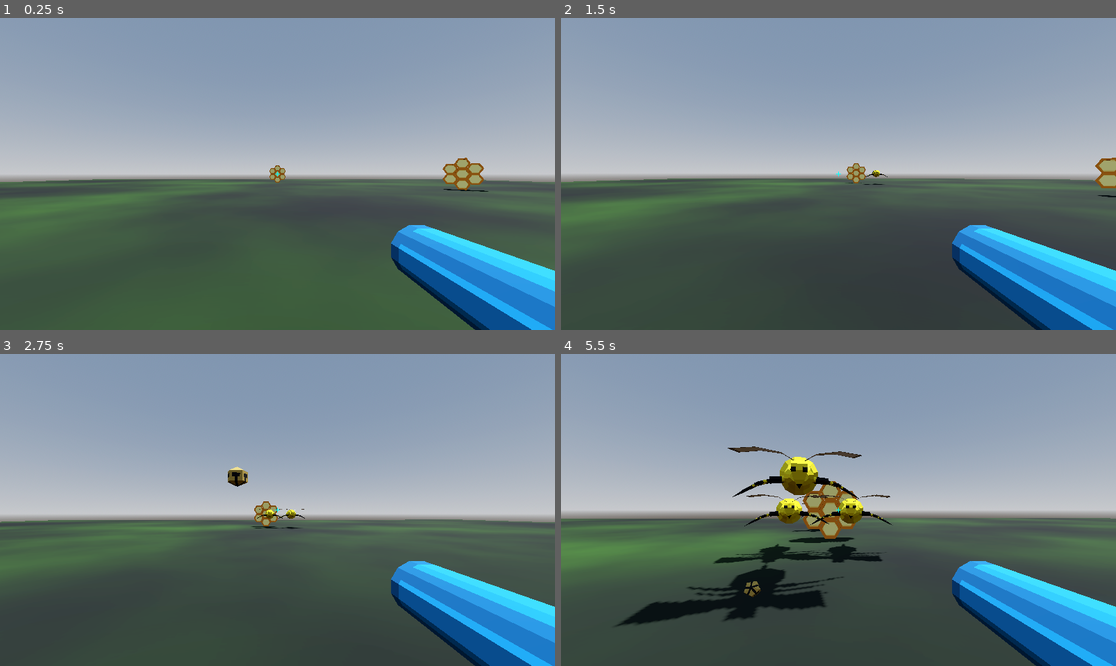
Above: before the commit, frames 1-4 (two rows, left to right).
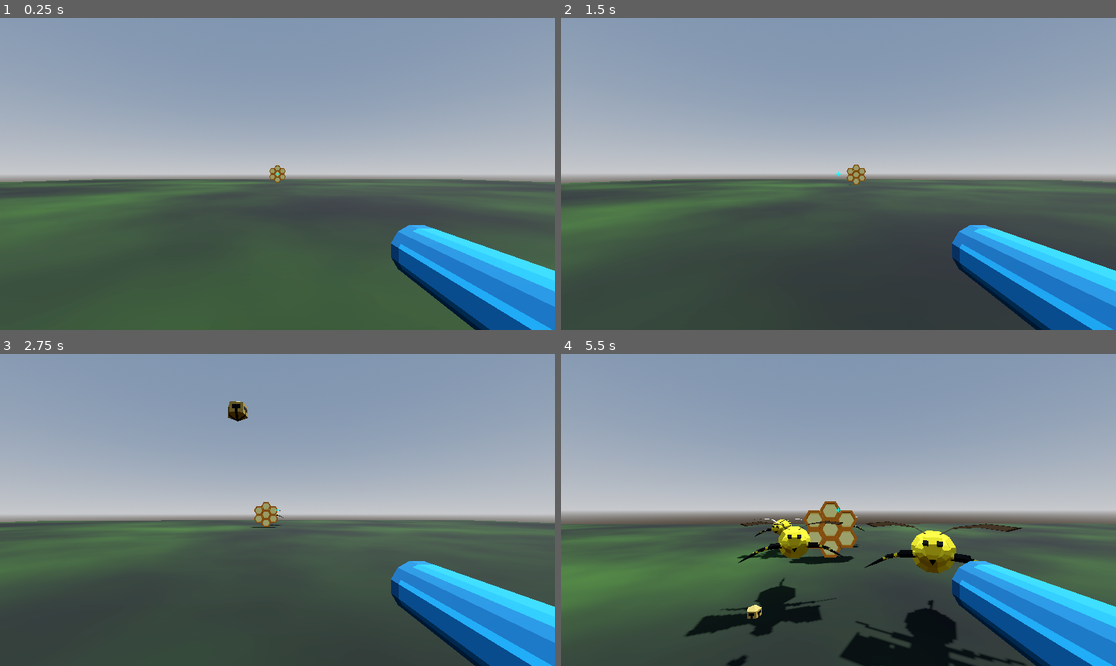
Above: after the commit, the same moments.

Repository: partkyle/bellhivers
Game: Godot game, scene res://scenes/main.tscn
Two runs of this game, one before a commit and one after it. Both use one fixed random seed, a clock stepped at 60 frames per second and the inputs below.
Inputs (mouse positions are in pixels of both pictures, inside the frame that each line leads up to):
- Up to frame 1 (0.25 s): no input
- Up to frame 2 (1.5 s): tap Enter at 0.5 s; move the mouse to (866, 174) at 0.52 s; hold W (move_up) from 0.53 s (still down); tap Space (jump, bound only after the commit) at 0.6, 0.77, 1.07 s; move the mouse to (810, 174) at 1.27 s; click (810, 174) at 1.35 s
- Up to frame 3 (2.75 s): keep holding W (move_up); tap Space (jump, bound only after the commit) at 1.52, 1.55, 1.82, 2.3 s; move the mouse to (288, 503) at 2.02 s; tap 1 (grenade) at 2.1 s
- Up to frame 4 (5.5 s): keep holding W (move_up); move the mouse to (832, 516) at 2.77 s; tap Space (jump, bound only after the commit) at 2.85, 3.02, 3.32, 3.77, 3.8, 4.07, 4.52, 4.55, 4.82, 5.1 s; move the mouse to (877, 513) at 3.52 s; click (877, 513) at 3.6 s; move the mouse to (794, 506) at 4.27 s; tap 1 (grenade) at 4.35 s; move the mouse to (844, 510) at 5.02 s

The runs differ from the first frame. In frame 1, 0.6% of the frame differs, in the area x 79-88%, y 44-56%; in frame 2, 1.0%; in frame 3, 0.7%; in frame 4, 20%, in the area x 0-100%, y 29-100%.

Commit message:
levels and dropping down. seems good enough

Diff:
--- a/bodies/hive_hit_area.gd
+++ b/bodies/hive_hit_area.gd
@@ -3,3 +3,7 @@
 
 func hit():
 	print("HIVE can't be shot this way yet")
+
+
+func bell_smash():
+	get_parent().queue_free()
--- a/project.godot
+++ b/project.godot
@@ -56,6 +56,11 @@
 "events": [Object(InputEventKey,"resource_local_to_scene":false,"resource_name":"","device":-1,"window_id":0,"alt_pressed":false,"shift_pressed":false,"ctrl_pressed":false,"meta_pressed":false,"pressed":false,"keycode":0,"physical_keycode":49,"key_label":0,"unicode":49,"echo":false,"script":null)
 ]
 }
+jump={
+"deadzone": 0.5,
+"events": [Object(InputEventKey,"resource_local_to_scene":false,"resource_name":"","device":-1,"window_id":0,"alt_pressed":false,"shift_pressed":false,"ctrl_pressed":false,"meta_pressed":false,"pressed":false,"keycode":0,"physical_keycode":32,"key_label":0,"unicode":32,"echo":false,"script":null)
+]
+}
 
 [layer_names]
 
--- /dev/null
+++ b/scenes/level.tscn
@@ -0,0 +1,49 @@
+[gd_scene load_steps=9 format=3 uid="uid://clt5foi3l2jxf"]
+
+[ext_resource type="Script" path="res://scripts/hive_controller.gd" id="1_iuqkw"]
+[ext_resource type="Script" path="res://scripts/level.gd" id="1_r4ycl"]
+[ext_resource type="PackedScene" uid="uid://1n0r1pvx421r" path="res://bodies/hive.tscn" id="2_trcbv"]
+
+[sub_resource type="FastNoiseLite" id="FastNoiseLite_ahg8h"]
+
+[sub_resource type="NoiseTexture2D" id="NoiseTexture2D_2l31a"]
+noise = SubResource("FastNoiseLite_ahg8h")
+
+[sub_resource type="StandardMaterial3D" id="StandardMaterial3D_15pio"]
+albedo_color = Color(0.12549, 0.231373, 0.0431373, 1)
+albedo_texture = SubResource("NoiseTexture2D_2l31a")
+
+[sub_resource type="PlaneMesh" id="PlaneMesh_xdwd5"]
+size = Vector2(100, 100)
+
+[sub_resource type="ConcavePolygonShape3D" id="ConcavePolygonShape3D_nwrrb"]
+data = PackedVector3Array(50, 0, 50, -50, 0, 50, 50, 0, -50, -50, 0, 50, -50, 0, -50, 50, 0, -50)
+
+[node name="Level" type="Node3D"]
+script = ExtResource("1_r4ycl")
+
+[node name="HiveController" type="Node3D" parent="."]
+script = ExtResource("1_iuqkw")
+
+[node name="Hive" parent="HiveController" node_paths=PackedStringArray("enemy_container") instance=ExtResource("2_trcbv")]
+transform = Transform3D(1, 0, 0, 0, 1, 0, 0, 0, 1, 0, 0, -24.2029)
+enemy_container = NodePath("../../Enemies")
+
+[node name="Floor" type="StaticBody3D" parent="."]
+collision_layer = 4
+collision_mask = 0
+
+[node name="MeshInstance3D" type="MeshInstance3D" parent="Floor"]
+material_override = SubResource("StandardMaterial3D_15pio")
+mesh = SubResource("PlaneMesh_xdwd5")
+skeleton = NodePath("../../../..")
+
+[node name="CollisionShape3D" type="CollisionShape3D" parent="Floor"]
+shape = SubResource("ConcavePolygonShape3D_nwrrb")
+
+[node name="Enemies" type="Node3D" parent="."]
+transform = Transform3D(1, 0, 0, 0, 1, 0, 0, 0, 1, 0, 0, -8.14768)
+
+[connection signal="all_hives_gone" from="HiveController" to="." method="_on_hive_controller_all_hives_gone"]
+[connection signal="child_entered_tree" from="HiveController" to="HiveController" method="_on_child_entered_tree"]
+[connection signal="child_exiting_tree" from="HiveController" to="HiveController" method="_on_child_exiting_tree"]
--- /dev/null
+++ b/scenes/level_wrapper.gd
@@ -0,0 +1,25 @@
+class_name LevelWrapper
+extends Node3D
+
+@export var level_scn : PackedScene = preload('res://scenes/level.tscn')
+@export var drop_per_floor := 10
+
+var current_floor = 0
+var current_level : Level
+
+# Called when the node enters the scene tree for the first time.
+func _ready():
+	create_level()
+
+func create_level():
+	var level = level_scn.instantiate()
+	add_child(level)
+	level.global_position = global_position + Vector3.DOWN * drop_per_floor * current_floor
+
+	current_floor += 1
+
+	if current_level:
+		current_level.queue_free()
+
+	current_level = level
+	current_level.connect('level_complete', create_level)
--- a/scenes/main.tscn
+++ b/scenes/main.tscn
@@ -1,8 +1,8 @@
-[gd_scene load_steps=13 format=3 uid="uid://163ofm6opq6q"]
+[gd_scene load_steps=8 format=3 uid="uid://163ofm6opq6q"]
 
-[ext_resource type="PackedScene" uid="uid://1n0r1pvx421r" path="res://bodies/hive.tscn" id="1_rbh67"]
 [ext_resource type="PackedScene" uid="uid://beepb4m8e6685" path="res://bodies/player.tscn" id="2_ay3iu"]
 [ext_resource type="Script" path="res://scripts/debug.gd" id="3_gavpo"]
+[ext_resource type="Script" path="res://scenes/level_wrapper.gd" id="5_1prlr"]
 [ext_resource type="Texture2D" uid="uid://dlgyl42phgbi4" path="res://assets/crosshair.png" id="5_v1on8"]
 
 [sub_resource type="ProceduralSkyMaterial" id="ProceduralSkyMaterial_phxa0"]
@@ -18,23 +18,11 @@
 tonemap_mode = 2
 glow_enabled = true
 
-[sub_resource type="FastNoiseLite" id="FastNoiseLite_ahg8h"]
-
-[sub_resource type="NoiseTexture2D" id="NoiseTexture2D_2l31a"]
-noise = SubResource("FastNoiseLite_ahg8h")
-
-[sub_resource type="StandardMaterial3D" id="StandardMaterial3D_15pio"]
-albedo_color = Color(0.12549, 0.231373, 0.0431373, 1)
-albedo_texture = SubResource("NoiseTexture2D_2l31a")
-
-[sub_resource type="PlaneMesh" id="PlaneMesh_xdwd5"]
-size = Vector2(100, 100)
-
-[sub_resource type="ConcavePolygonShape3D" id="ConcavePolygonShape3D_nwrrb"]
-data = PackedVector3Array(50, 0, 50, -50, 0, 50, 50, 0, -50, -50, 0, 50, -50, 0, -50, 50, 0, -50)
-
 [node name="Main" type="Node3D"]
 transform = Transform3D(1, 0, 0, 0, 1, 0, 0, 0, 1, 0, 0, -18.6472)
+
+[node name="Debug" type="Node3D" parent="."]
+script = ExtResource("3_gavpo")
 
 [node name="WorldEnvironment" type="WorldEnvironment" parent="."]
 environment = SubResource("Environment_0m4im")
@@ -43,33 +31,12 @@
 transform = Transform3D(-0.866025, -0.433013, 0.25, 0, 0.5, 0.866025, -0.5, 0.75, -0.433013, 0, 0, 0)
 shadow_enabled = true
 
-[node name="Hive" parent="." node_paths=PackedStringArray("enemy_container", "face_target") instance=ExtResource("1_rbh67")]
-transform = Transform3D(1, 0, 0, 0, 1, 0, 0, 0, 1, 0, 0, -24.2029)
-enemy_container = NodePath("../Enemies")
-face_target = NodePath("../Player")
-
-[node name="Hive2" parent="." node_paths=PackedStringArray("enemy_container", "face_target") instance=ExtResource("1_rbh67")]
-transform = Transform3D(1, 0, 0, 0, 1, 0, 0, 0, 1, 17.6254, 0, -8)
-enemy_container = NodePath("../Enemies")
-face_target = NodePath("../Player")
-
-[node name="Hive3" parent="." node_paths=PackedStringArray("enemy_container", "face_target") instance=ExtResource("1_rbh67")]
-transform = Transform3D(1, 0, 0, 0, 1, 0, 0, 0, 1, -38.0265, 0, -8)
-enemy_container = NodePath("../Enemies")
-face_target = NodePath("../Player")
-
-[node name="Player" parent="." instance=ExtResource("2_ay3iu")]
+[node name="Player" parent="." groups=["player"] instance=ExtResource("2_ay3iu")]
 transform = Transform3D(1, 0, 0, 0, 1, 0, 0, 0, 1, 0, 0, 11.3764)
-
-[node name="Enemies" type="Node3D" parent="."]
-transform = Transform3D(1, 0, 0, 0, 1, 0, 0, 0, 1, 0, 0, -8.14768)
-
-[node name="Debug" type="Node3D" parent="."]
-script = ExtResource("3_gavpo")
 
 [node name="CanvasLayer" type="CanvasLayer" parent="."]
 
-[node name="TextureRect" type="TextureRect" parent="CanvasLayer"]
+[node name="Crosshair" type="TextureRect" parent="CanvasLayer"]
 self_modulate = Color(0, 1, 1, 1)
 texture_filter = 1
 anchors_preset = 8
@@ -85,15 +52,7 @@
 grow_vertical = 2
 texture = ExtResource("5_v1on8")
 stretch_mode = 3
+metadata/_edit_use_anchors_ = true
 
-[node name="Floor" type="StaticBody3D" parent="."]
-collision_layer = 4
-collision_mask = 0
-
-[node name="MeshInstance3D" type="MeshInstance3D" parent="Floor"]
-material_override = SubResource("StandardMaterial3D_15pio")
-mesh = SubResource("PlaneMesh_xdwd5")
-skeleton = NodePath("../..")
-
-[node name="CollisionShape3D" type="CollisionShape3D" parent="Floor"]
-shape = SubResource("ConcavePolygonShape3D_nwrrb")
+[node name="LevelWrapper" type="Node3D" parent="."]
+script = ExtResource("5_1prlr")
--- a/scripts/hive.gd
+++ b/scripts/hive.gd
@@ -3,9 +3,10 @@
 @export var bee : PackedScene
 @export var spawnTimer := 1.0
 @export var enemy_container : Node3D
-@export var face_target : Node3D
 @export var bee_count := 50
 @export var spawn_radius := Vector2(-5, 5)
+
+var face_target : Player
 
 @onready var spawn_timer = $SpawnTimer
 
@@ -15,6 +16,8 @@
 	spawn_timer.wait_time = spawnTimer
 	if not enemy_container:
 		enemy_container = self
+
+	face_target = get_tree().get_first_node_in_group("player")
 
 func _process(delta):
 	if face_target:
@@ -30,6 +33,3 @@
 	if count < bee_count:
 		count += 1
 		_spawn()
-
-func bell_smash():
-	queue_free()
--- /dev/null
+++ b/scripts/hive_controller.gd
@@ -0,0 +1,15 @@
+class_name HivesController
+extends Node3D
+
+signal all_hives_gone()
+
+var hives_left := 0
+
+func _on_child_entered_tree(node):
+	hives_left += 1
+
+func _on_child_exiting_tree(node):
+	hives_left -= 1
+
+	if hives_left <= 0:
+		all_hives_gone.emit()
--- /dev/null
+++ b/scripts/level.gd
@@ -0,0 +1,8 @@
+class_name Level
+extends Node3D
+
+signal level_complete()
+
+func _on_hive_controller_all_hives_gone():
+	print('hives gone')
+	level_complete.emit()
--- a/scripts/player.gd
+++ b/scripts/player.gd
@@ -1,3 +1,4 @@
+class_name Player
 extends CharacterBody3D
 
 @export var bullet_scn : PackedScene = preload('res://projectiles/bullet.tscn')
@@ -12,6 +13,13 @@
 @onready var gun : Gun = $CameraGunWrapper/Gun
 @onready var grenade_toss_point = $GrenadeTossPoint
 
+
+const JUMP_VELOCITY = 4.5
+# Get the gravity from the project settings to be synced with RigidBody nodes.
+var gravity = ProjectSettings.get_setting("physics/3d/default_gravity")
+
+
+
 func _input(event):
 	if event is InputEventMouseMotion:
 		transform.basis = Basis(Vector3.UP, -event.relative.x * camera_speed) * transform.basis
@@ -19,6 +27,14 @@
 
 
 func _physics_process(delta):
+	# Add the gravity.
+	if not is_on_floor():
+		velocity.y -= gravity * delta
+
+	# Handle jump.
+	if Input.is_action_just_pressed("jump") and is_on_floor():
+		velocity.y = JUMP_VELOCITY
+
 	if Input.is_action_just_pressed("fire"):
 		fire_hitscan()
 
--- /dev/null
+++ b/ui/hives_count.gd
@@ -0,0 +1,8 @@
+extends Label
+
+@export var thing : HivesController
+
+
+# Called every frame. 'delta' is the elapsed time since the previous frame.
+func _process(delta):
+	text = "Hives Left: %d" % thing.hives_left
Binary file added: assets/fonts/PressStart2P-Regular.ttf
Not shown, added: assets/fonts/PressStart2P-Regular.ttf.import
Not shown, changed: TODO.md
